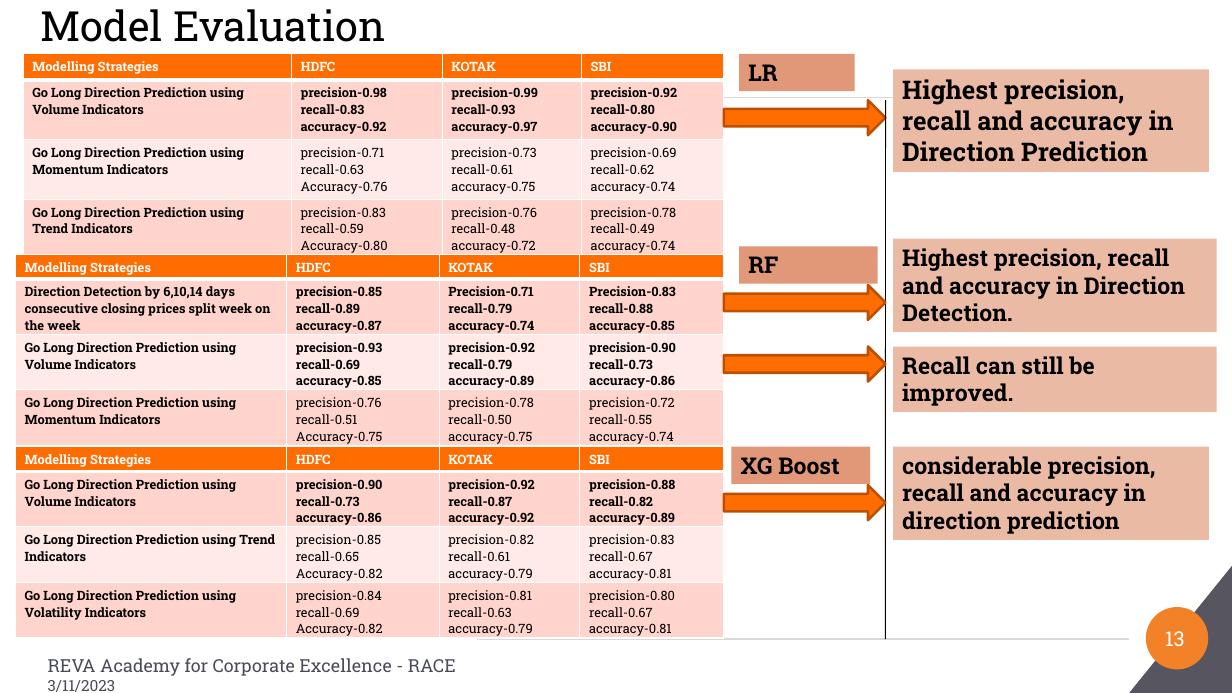
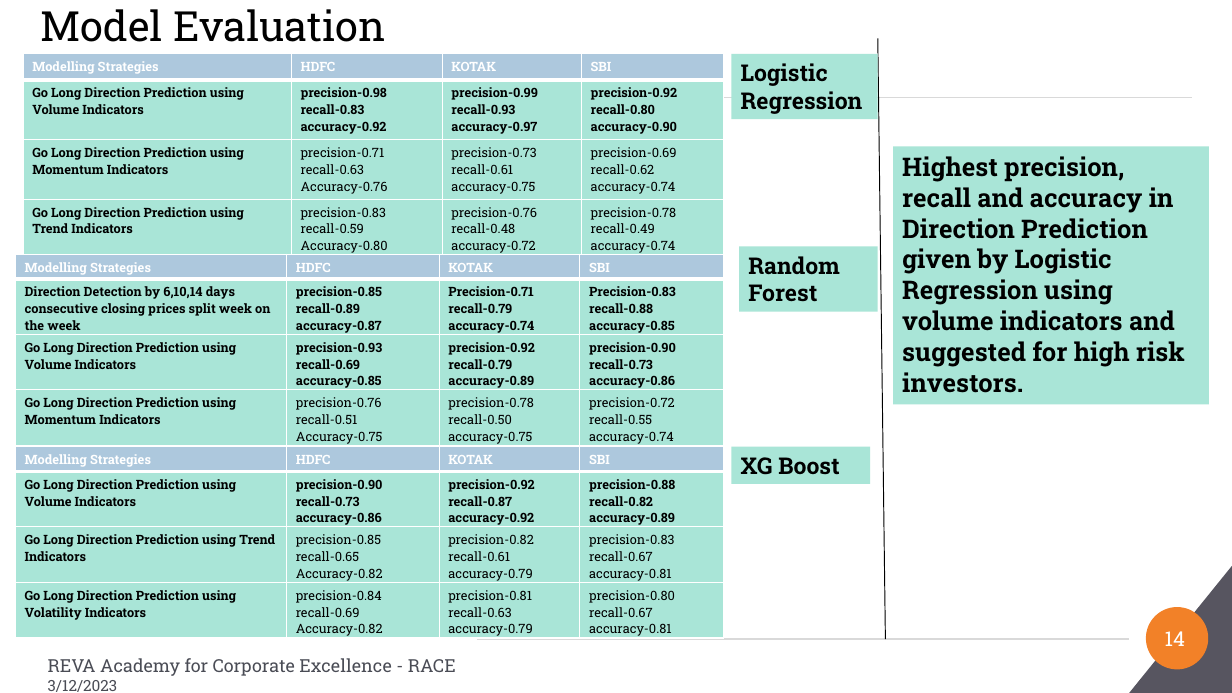
Before and after one commit to Embedded-org/ACCOMPLISHMENTS, a slide deck: slide 14 of RACE_CAPSTONE_PROJECT2/BA_Capstone Project_Final PPT_Anand Mohan_Direction Detection Selected Stocks_2023.pptx (slide 13 before the commit). Drawn at 1232x693 pixels with LibreOffice and Linux fonts; fonts in the diff are those of the drawing; background and template pictures are left out. Boxes give left, top, right and bottom in pixels: in the first picture for what was removed or moved away, otherwise in the second. Text is boxed around its words. In the diff, an @@ line names an element or a change of style, - is before the commit and + after.

```diff
--- a/RACE_CAPSTONE_PROJECT2/BA_Capstone Project_Final PPT_Anand Mohan_Direction Detection Selected Stocks_2023.pptx
+++ b/RACE_CAPSTONE_PROJECT2/BA_Capstone Project_Final PPT_Anand Mohan_Direction Detection Selected Stocks_2023.pptx
@@ table at <box>23,54,724,257</box> @@
@@ fill #FF6D00 to #ADC8DD in row 1 @@
@@ fill #FFD4CC to #A9E5D7 in 8 cells @@
@@ fill #FFEBE7 to #A9E5D7 in row 3 @@
@@ fill #E09878 to #A9E5D7 in 3 elements at <box>732,446,871,483</box>, <box>739,247,878,312</box>, <box>732,54,878,119</box> @@
@@ rectangle "Logistic": place and size @@
-rectangle "Logistic" at <box>739,54,855,91</box>
+rectangle "Logistic" at <box>732,54,878,119</box>
@@ line moved from (885, 100) - (885, 640) to (878, 39) - (885, 640) @@
@@ text in rectangle at <box>741,63,863,114</box>: text changed @@
-LR
+Logistic
+Regression
@@ right arrow removed at <box>724,100,885,135</box> @@
@@ rectangle "Highest precision, recall and accuracy ...": place and size @@
-rectangle "Highest precision, recall and accuracy ..." at <box>894,69,1210,172</box>
+rectangle "Highest precision, recall and accuracy ..." at <box>894,146,1210,404</box>
@@ rectangle "Highest precision, recall and accuracy ..." at <box>894,146,1210,404</box>: fill #EABAA5 to #A9E5D7 @@
@@ text in rectangle at <box>902,156,1185,393</box>: text changed @@
-Highest precision, recall and accuracy in Direction Prediction
+Highest precision, recall and accuracy in Direction Prediction given by Logistic Regression using volume indicators and suggested for high risk investors.
@@ rectangle removed at <box>894,238,1217,332</box> @@
-Highest precision, recall and accuracy in Direction Detection.
@@ table at <box>16,254,725,448</box> @@
@@ fill #FF6D00 to #ADC8DD in row 1 @@
@@ fill #FFD4CC to #A9E5D7 in 8 cells @@
@@ fill #FFEBE7 to #A9E5D7 in row 3 @@
@@ rectangle "Random": place and size @@
-rectangle "Random" at <box>739,247,878,284</box>
+rectangle "Random" at <box>739,247,878,312</box>
@@ text in rectangle at <box>748,256,839,302</box>: text changed @@
-RF
+Random
+Forest
@@ right arrow removed at <box>724,285,885,320</box> @@
@@ right arrow removed at <box>724,347,885,382</box> @@
@@ rectangle removed at <box>894,347,1217,412</box> @@
-Recall can still be improved.
@@ table at <box>16,446,724,642</box> @@
@@ fill #FF6D00 to #ADC8DD in row 1 @@
@@ fill #FFD4CC to #A9E5D7 in 8 cells @@
@@ fill #FFEBE7 to #A9E5D7 in row 3 @@
@@ rectangle removed at <box>894,446,1210,540</box> @@
-considerable precision, recall and accuracy in direction prediction
@@ right arrow removed at <box>724,485,885,520</box> @@
@@ page number at <box>1165,631,1185,646</box>: text changed @@
-13
+14
@@ text at <box>48,680,118,692</box>: text changed @@
-3/11/2023
+3/12/2023
```
Also in this commit, not shown: 16 other slides changed, 4 slides added, 1 slide removed.
